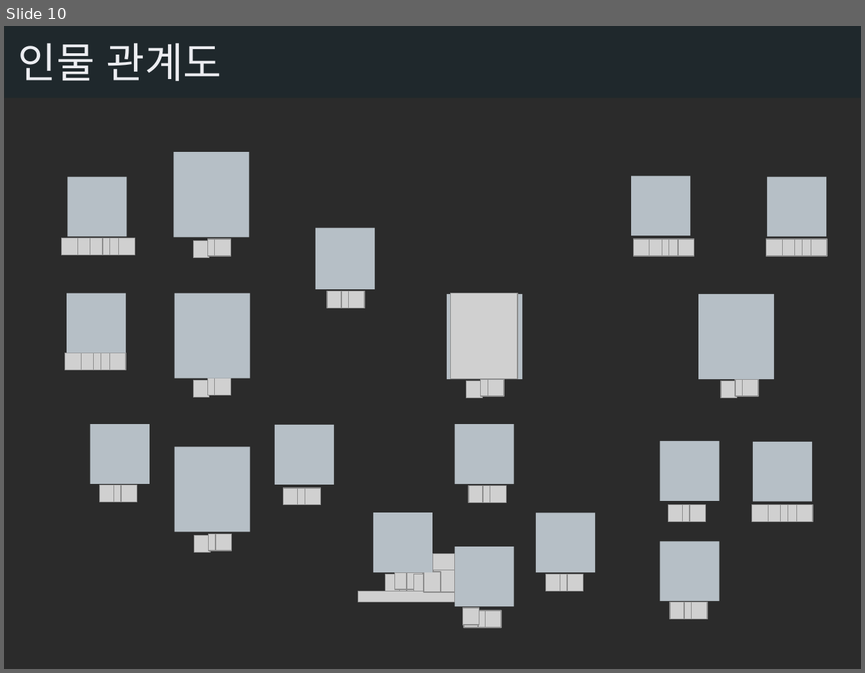
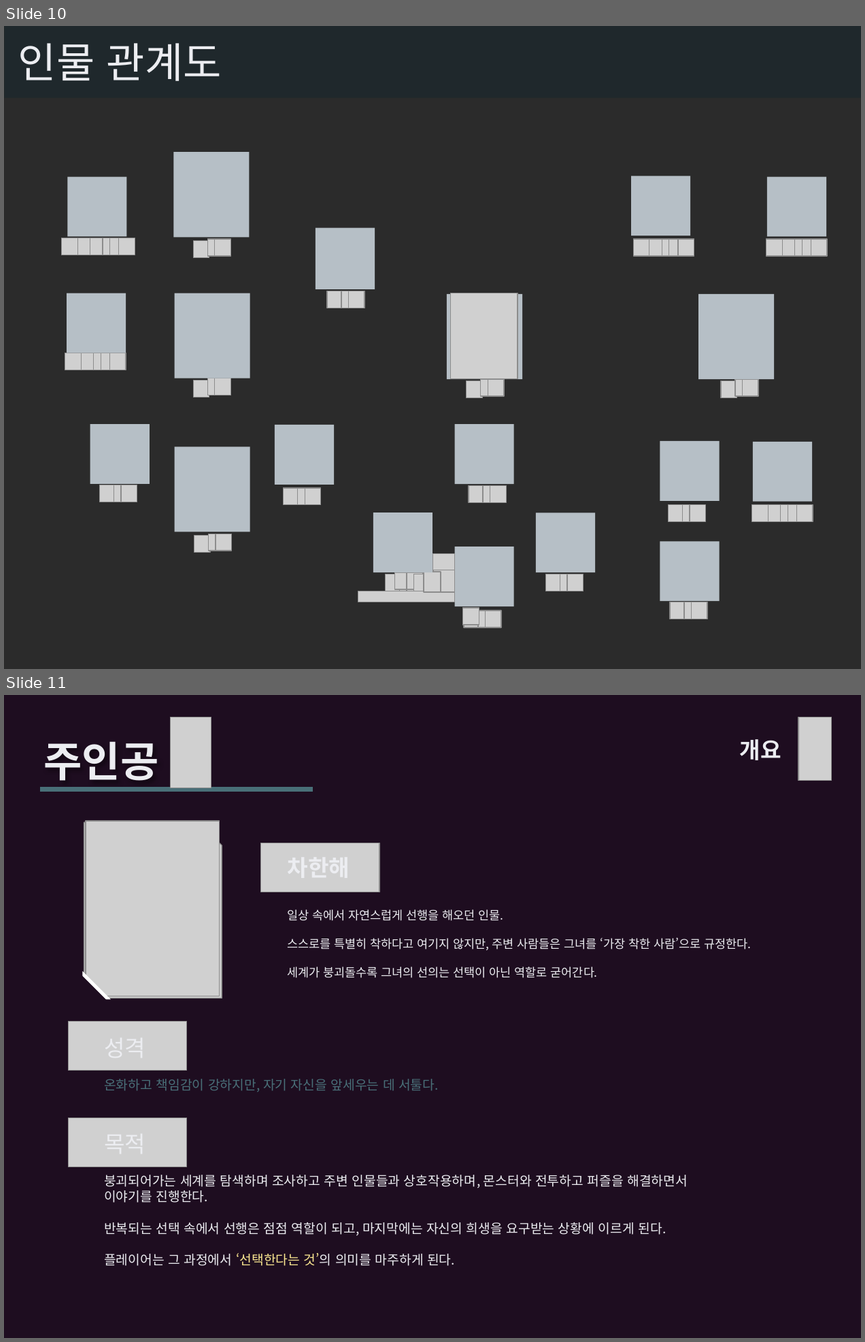
Before and after one commit to ysooj/Gihoek, a slide deck: reference_copying.pptx. Shown one above the other, each under a label of ours: slide 10 before the commit, slides 10 and 11 after it. The pictures are 865x673 and 865x1342 pixels, drawn with LibreOffice and Linux fonts; fonts in the diff are those of the drawing; grey boxes stand for pictures; background and template pictures are left out; a plain dark background stands for a picture behind light text. Boxes give left, top, right and bottom in pixels: in the first picture for what was removed or moved away, otherwise in the second. Text is boxed around its words. In the diff, an @@ line names an element or a change of style, - is before the commit and + after.

Commit message:
(1.22) 주인공, 악당 인물 소개

```diff
--- a/reference_copying.pptx
+++ b/reference_copying.pptx
@@ slide 11 added at (x1=4, y1=695, x2=861, y2=1338), background #1E0D20 @@
@@ picture added at (x1=170, y1=717, x2=211, y2=787) @@
@@ picture added at (x1=798, y1=717, x2=832, y2=781) @@
@@ text added at (x1=44, y1=741, x2=159, y2=788), 35 pt, text #ECEDF1, bold @@
+주인공
@@ text added at (x1=740, y1=739, x2=781, y2=760), 19 pt, text #ECEDF1, bold @@
+개요
@@ line added from (40, 790) to (313, 790), #496F78 4 pt @@
@@ picture added at (x1=84, y1=821, x2=222, y2=998) @@
@@ picture added at (x1=86, y1=821, x2=219, y2=996) @@
@@ picture added at (x1=261, y1=843, x2=379, y2=892) @@
@@ text added at (x1=288, y1=909, x2=751, y2=978), 10 pt, text #ECEDF1 @@
+차한해
+일상 속에서 자연스럽게 선행을 해오던 인물.
+스스로를 특별히 착하다고 여기지 않지만, 주변 사람들은 그녀를 ‘가장 착한 사람’으로 규정한다.
+세계가 붕괴돌수록 그녀의 선의는 선택이 아닌 역할로 굳어간다.
@@ right triangle added at (x1=81, y1=974, x2=120, y2=1013), fill #1E0D20 @@
@@ right triangle added at (x1=83, y1=971, x2=111, y2=999), fill #FFFFFF @@
@@ picture added at (x1=68, y1=1021, x2=186, y2=1070) @@
@@ text added at (x1=104, y1=1079, x2=439, y2=1091), 11 pt, text #496F78 @@
+성격
+온화하고 책임감이 강하지만, 자기 자신을 앞세우는 데 서툴다.
@@ picture added at (x1=68, y1=1117, x2=186, y2=1166) @@
@@ text added at (x1=104, y1=1174, x2=687, y2=1266), 11 pt, text #ECEDF1 @@
+목적
+붕괴되어가는 세계를 탐색하며 조사하고 주변 인물들과 상호작용하며, 몬스터와 전투하고 퍼즐을 해결하면서 이야기를 진행한다.
+반복되는 선택 속에서 선행은 점점 역할이 되고, 마지막에는 자신의 희생을 요구받는 상황에 이르게 된다.
+플레이어는 그 과정에서 ‘선택한다는 것’의 의미를 마주하게 된다.
```
Also in this commit, not shown: 3 slides changed, 1 other slide added, 14 other files.
